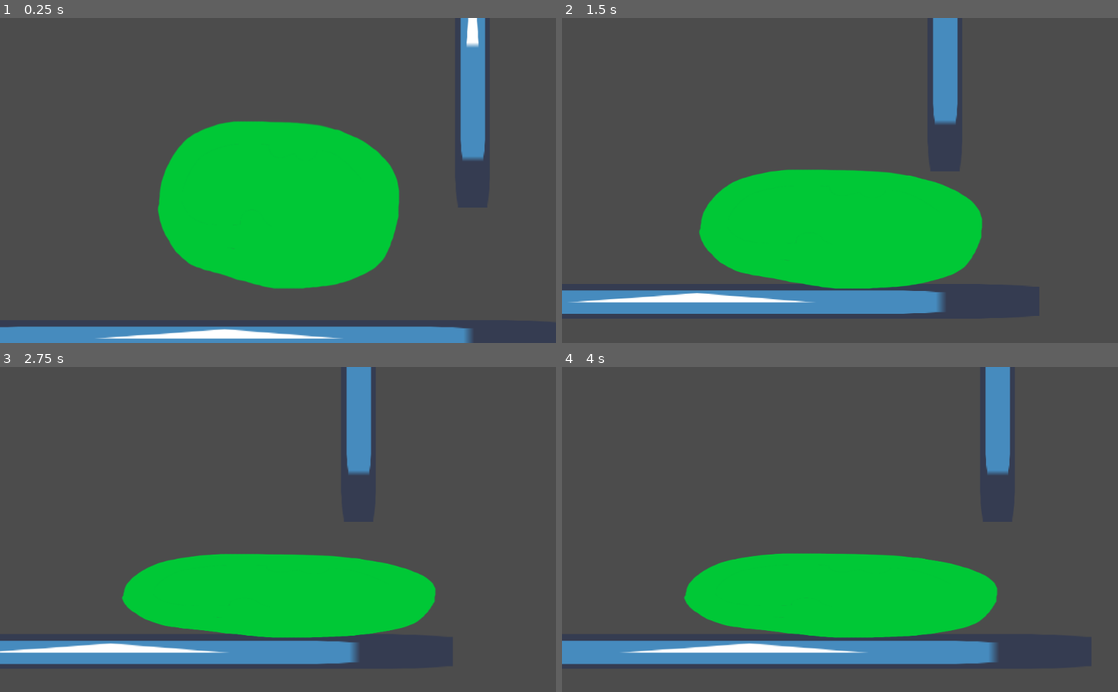
Above: before the commit, frames 1-4 (two rows, left to right).
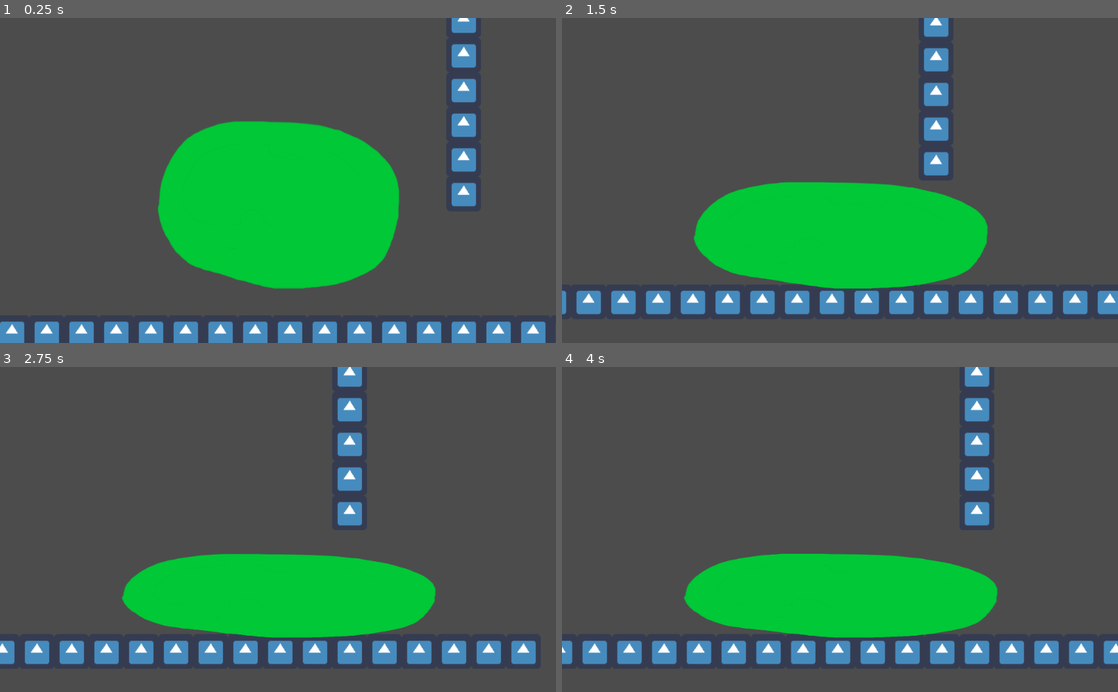
Above: after the commit, the same moments.

Repository: mariothedog/Shifty-Slime
Game: Godot game, scene res://Levels/Level0.tscn
Two runs of this game, one before a commit and one after it. Both use one fixed random seed, a clock stepped at 60 frames per second and the inputs below. The engine's default icon, where the game draws it, is replaced by a stand-in: a white triangle on a blue panel in a dark square.
Inputs:
- Up to frame 1 (0.25 s): no input
- Up to frame 2 (1.5 s): hold D (move_right) 0.53-1.28 s; hold S (shrink) 0.53-1.28 s; hold A (move_left) from 1.28 s (still down); tap S (shrink) at 1.35 s
- Up to frame 3 (2.75 s): release A (move_left) at 2.03 s; hold D (move_right) from 2.03 s (still down); hold S (shrink) from 2.03 s (still down)
- Up to frame 4 (4 s): release D (move_right) at 2.78 s; release S (shrink) at 2.78 s; hold W (expand_up) 2.78-3.53 s; tap S (shrink) at 2.85 s; tap Enter at 3.5 s; hold A (move_left) from 3.53 s (still down); hold S (shrink) from 3.53 s (still down)

The runs differ from the first frame. In frame 1, 6.2% of the frame differs, in the area x 0-99%, y 0-100%; in frame 2, 8.4%, in the area x 0-100%, y 0-92%; in frame 3, 5.7%; in frame 4, 6.6%.

Commit message:
Changed the ground and wall to a tilemap

Diff:
--- a/Levels/Level0.tscn
+++ b/Levels/Level0.tscn
@@ -3,35 +3,40 @@
 [ext_resource path="res://Player/Player.tscn" type="PackedScene" id=1]
 [ext_resource path="res://icon.png" type="Texture" id=2]
 
-[sub_resource type="RectangleShape2D" id=1]
-extents = Vector2( 640, 32 )
+[sub_resource type="ConvexPolygonShape2D" id=1]
+points = PoolVector2Array( 0, 0, 64, 0, 64, 64, 0, 64 )
 
-[sub_resource type="RectangleShape2D" id=2]
-extents = Vector2( 32, 320 )
+[sub_resource type="TileSet" id=2]
+0/name = "icon.png 0"
+0/texture = ExtResource( 2 )
+0/tex_offset = Vector2( 0, 0 )
+0/modulate = Color( 1, 1, 1, 1 )
+0/region = Rect2( 0, 0, 64, 64 )
+0/tile_mode = 0
+0/occluder_offset = Vector2( 0, 0 )
+0/navigation_offset = Vector2( 0, 0 )
+0/shapes = [ {
+"autotile_coord": Vector2( 0, 0 ),
+"one_way": false,
+"one_way_margin": 1.0,
+"shape": SubResource( 1 ),
+"shape_transform": Transform2D( 1, 0, 0, 1, 0, 0 )
+} ]
+0/z_index = 0
 
 [node name="Level0" type="Node2D"]
 
 [node name="Player" parent="." instance=ExtResource( 1 )]
 position = Vector2( 714.228, 450.164 )
 
-[node name="Ground" type="StaticBody2D" parent="."]
-position = Vector2( 605.834, 553.237 )
+[node name="Ground" type="TileMap" parent="."]
+tile_set = SubResource( 2 )
+format = 1
+tile_data = PoolIntArray( 524291, 0, 0, 524292, 0, 0, 524293, 0, 0, 524294, 0, 0, 524295, 0, 0, 524296, 0, 0, 524297, 0, 0, 524298, 0, 0, 524299, 0, 0, 524300, 0, 0, 524301, 0, 0, 524302, 0, 0, 524303, 0, 0, 524304, 0, 0, 524305, 0, 0, 524306, 0, 0, 524307, 0, 0, 524308, 0, 0, 524309, 0, 0 )
 
-[node name="CollisionShape2D" type="CollisionShape2D" parent="Ground"]
-shape = SubResource( 1 )
-
-[node name="Sprite" type="Sprite" parent="Ground"]
-scale = Vector2( 20, 1 )
-texture = ExtResource( 2 )
-
-[node name="Wall" type="StaticBody2D" parent="." groups=[
+[node name="Wall" type="TileMap" parent="." groups=[
 "object",
 ]]
-position = Vector2( 1072.59, -6.34668 )
-
-[node name="CollisionShape2D" type="CollisionShape2D" parent="Wall"]
-shape = SubResource( 2 )
-
-[node name="Sprite" type="Sprite" parent="Wall"]
-scale = Vector2( 1, 10 )
-texture = ExtResource( 2 )
+tile_set = SubResource( 2 )
+format = 1
+tile_data = PoolIntArray( -65520, 0, 0, 16, 0, 0, 65552, 0, 0, 131088, 0, 0, 196624, 0, 0, 262160, 0, 0, 524291, 0, 0, 524292, 0, 0, 524293, 0, 0, 524294, 0, 0, 524295, 0, 0, 524296, 0, 0, 524297, 0, 0, 524298, 0, 0, 524299, 0, 0, 524300, 0, 0, 524301, 0, 0, 524302, 0, 0, 524303, 0, 0, 524304, 0, 0, 524305, 0, 0, 524306, 0, 0 )
